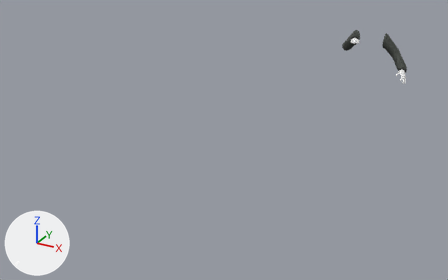
Before and after pictures for a commit that changed the Blender file models-source/0.5 - Blockouts/ViewmodelBlockout_WM.blend.
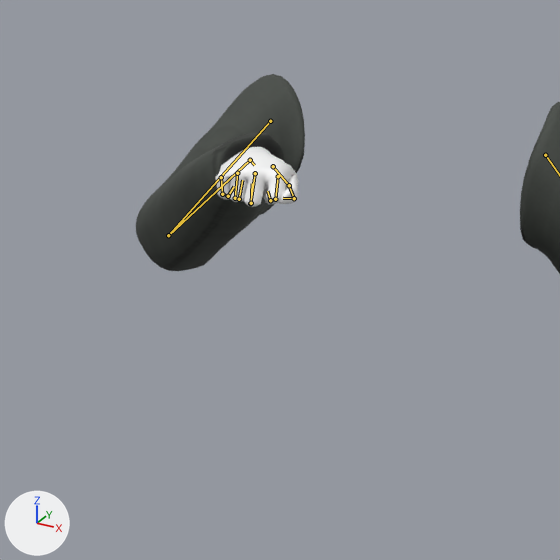
Old and new are each drawn whole from a 50 mm lens placed at (2.12, -7.75, 1.98), pointed at (-0.34, -3.28, -0.25) and again close up on the part from 73% to 86% of the width and 8% to 29% of the height. Arrows for +X, +Y and +Z are at lower left; the lights stay in place. Both versions are drawn at frame 7 of the action 'Pickup'; the numbers are the values there. The bones that bend it are drawn over the model as lines in the close-ups.

In view in the first close-up: 'Arms', 'Clothes'.
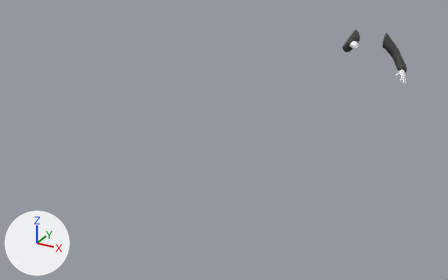
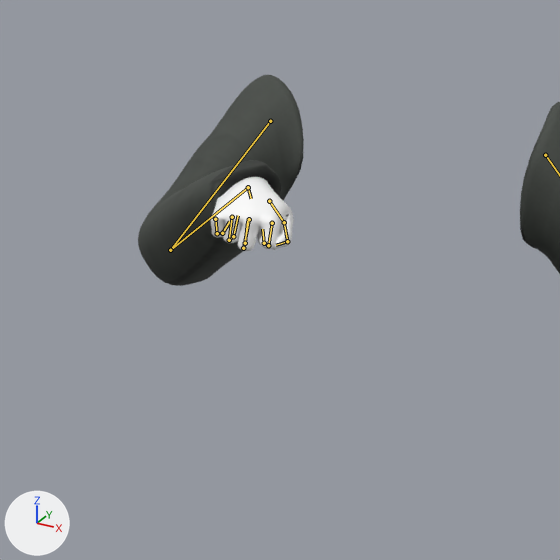
What differs and where, as boxes [x1, y1, x2, y2] in the close-ups (560 x 560 px):
'Clothes', posed
    before: [136, 74, 560, 274]
    after: [138, 75, 560, 286]
'Arms', posed
    before: [215, 147, 299, 207]
    after: [210, 177, 294, 251]

The edits, one by one:
Bone 'hand_ik_r' (bone_hand_ik_r) moves from (0.54, -0.139, -0.034) to (0.521, -0.124, -0.007).
Bone 'hand_ik_r' (bone_hand_ik_r) turns from (12, -45, -64) to (24, -45, -64) degrees about its own x, y and z.
